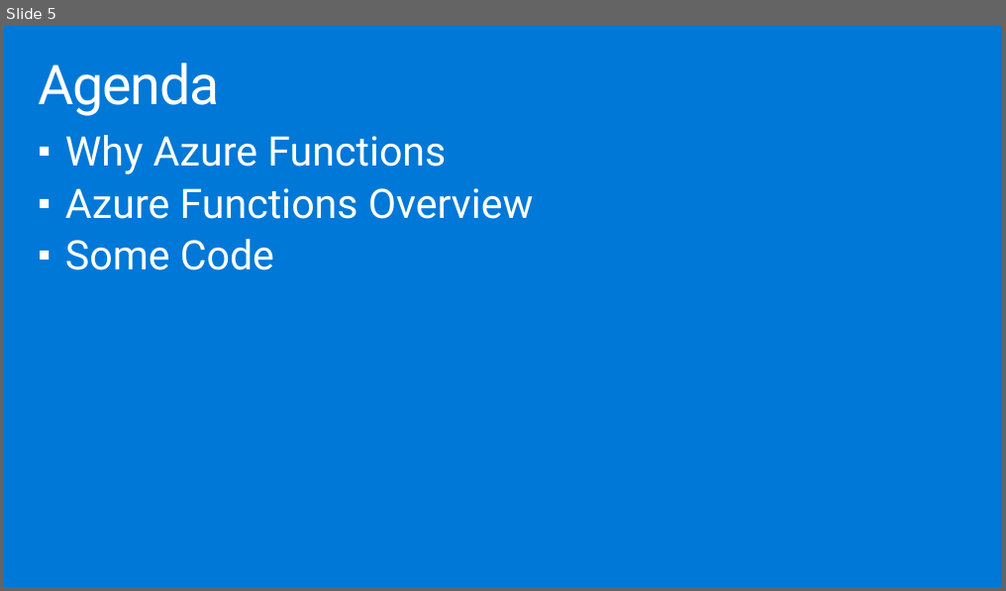
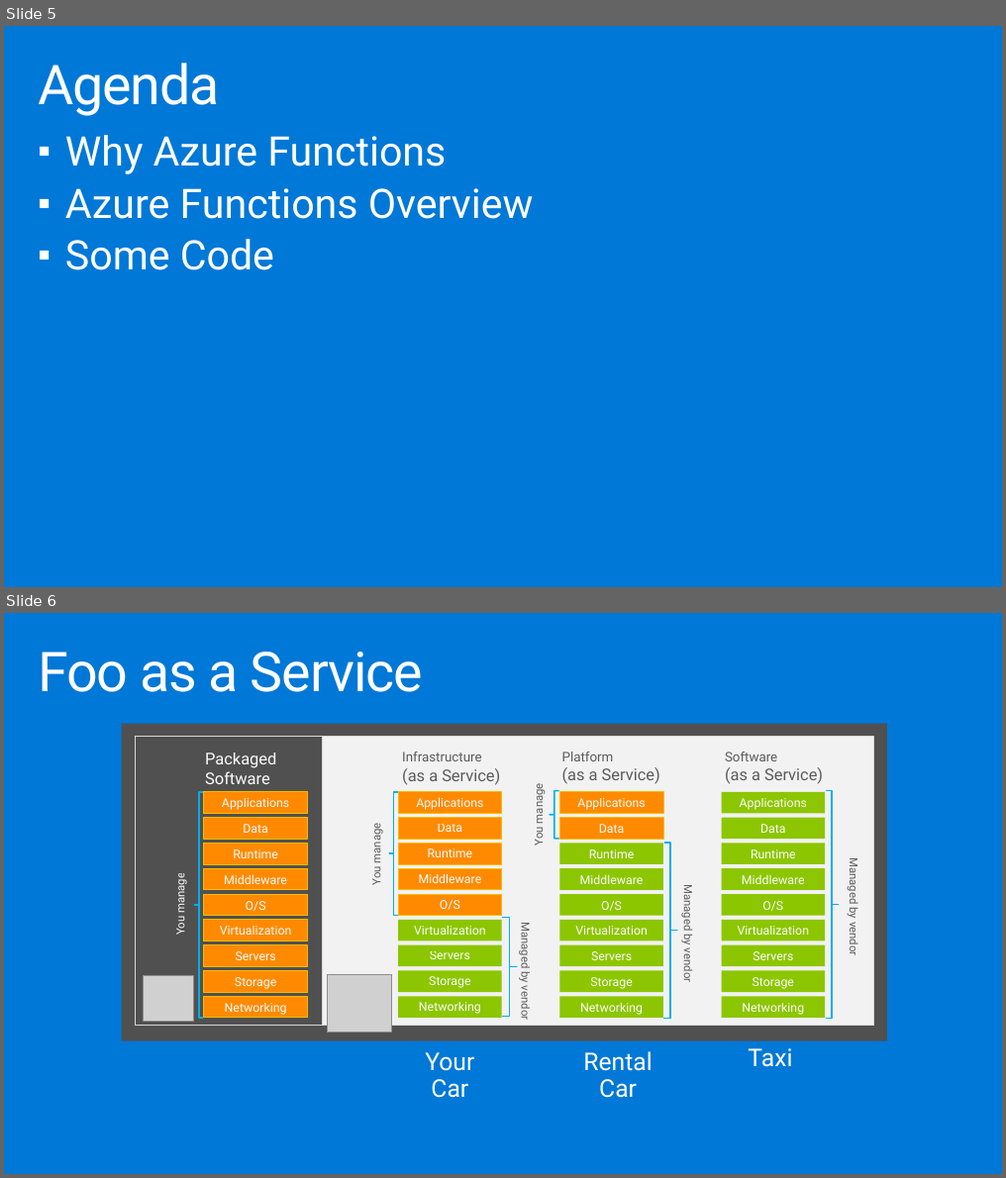
Before and after one commit to shawnweisfeld/20160726_AzureFunctions, a slide deck: AzureFunctions.pptx. Shown one above the other, each under a label of ours: slide 5 before the commit, slides 5 and 6 after it. The pictures are 1006x591 and 1006x1178 pixels, drawn with LibreOffice and Linux fonts; fonts in the diff are those of the drawing; grey boxes stand for pictures; background and template pictures are left out. Boxes give left, top, right and bottom in pixels: in the first picture for what was removed or moved away, otherwise in the second. Text is boxed around its words. In the diff, an @@ line names an element or a change of style, - is before the commit and + after.

```diff
--- a/AzureFunctions.pptx
+++ b/AzureFunctions.pptx
@@ slide 6 added at [4, 613, 1002, 1174], background #0078D7 @@
@@ title added at [38, 652, 423, 692], 54 pt, text #FFFFFF @@
+Foo as a Service
@@ rectangle added at [122, 723, 887, 1041], fill #505050 @@
@@ rectangle added at [136, 737, 323, 1025], outline #D9D9D9 0.75 pt @@
@@ rectangle added at [323, 737, 873, 1025], fill #F2F2F2, outline #D9D9D9 0.75 pt @@
@@ text added at [402, 768, 500, 785], 13 pt, text #595959 @@
+  Infrastructure
+(as a Service)
@@ left brace added at [389, 792, 397, 915], outline #00AEEF 1.5 pt @@
@@ rectangle added at [398, 818, 502, 839], fill #FF8A00, outline #F9BC00 0.75 pt, 12 pt, text #FFFFFF @@
+Data
@@ rectangle added at [398, 792, 502, 813], fill #FF8A00, outline #F9BC00 0.75 pt, 12 pt, text #FFFFFF @@
+Applications
@@ group added at [531, 767, 696, 1018]: 9 rectangles, 3 texts, 2 left braces @@
+  Platform
+(as a Service)
+  Managed by vendor
+  You manage
+Storage
+Servers
+Networking
+O/S
+Middleware
+Virtualization
+Applications
+Runtime
+Data
@@ group added at [722, 752, 861, 1018]: 9 rectangles, 2 texts, 1 left brace @@
+  Software
+(as a Service)
+  Managed by vendor
+Storage
+Servers
+Networking
+O/S
+Middleware
+Virtualization
+Applications
+Runtime
+Data
@@ text added at [368, 827, 383, 885], 11 pt, text #595959 @@
+  You manage
@@ rectangle added at [398, 844, 502, 864], fill #FF8A00, outline #F9BC00 0.75 pt, 12 pt, text #FFFFFF @@
+Runtime
@@ group added at [172, 753, 307, 1018]: 9 rectangles, 2 texts, 1 left brace @@
+  Packaged Software
+Storage
+Servers
+Networking
+O/S
+Middleware
+Virtualization
+Data
+Applications
+Runtime
+  You manage
@@ rectangle added at [398, 868, 502, 889], fill #FF8A00, outline #F9BC00 0.75 pt, 12 pt, text #FFFFFF @@
+Middleware
@@ rectangle added at [398, 894, 502, 915], fill #FF8A00, outline #F9BC00 0.75 pt, 12 pt, text #FFFFFF @@
+O/S
@@ rectangle added at [398, 920, 502, 941], fill #8CC600, 12 pt, text #FFFFFF @@
+Virtualization
@@ left brace added at [502, 918, 517, 1017], outline #00AEEF 1.5 pt @@
@@ text added at [519, 926, 534, 1019], 11 pt, text #595959 @@
+  Managed by vendor
@@ rectangle added at [398, 946, 502, 966], fill #8CC600, 12 pt, text #FFFFFF @@
+Servers
@@ picture added at [143, 975, 193, 1021] @@
@@ picture added at [327, 974, 391, 1032] @@
@@ rectangle added at [398, 971, 502, 992], fill #8CC600, 12 pt, text #FFFFFF @@
+Storage
@@ rectangle added at [398, 996, 502, 1017], fill #8CC600, 12 pt, text #FFFFFF @@
+Networking
@@ text added at [425, 1053, 474, 1098], 24 pt, text #FFFFFF @@
+Your Car
@@ text added at [583, 1052, 651, 1098], 24 pt, text #FFFFFF @@
+Rental Car
@@ text added at [747, 1049, 792, 1067], 24 pt, text #FFFFFF @@
+Taxi
```
Also in this commit, not shown: 2 slides changed, 3 other slides added, 1 other file.
